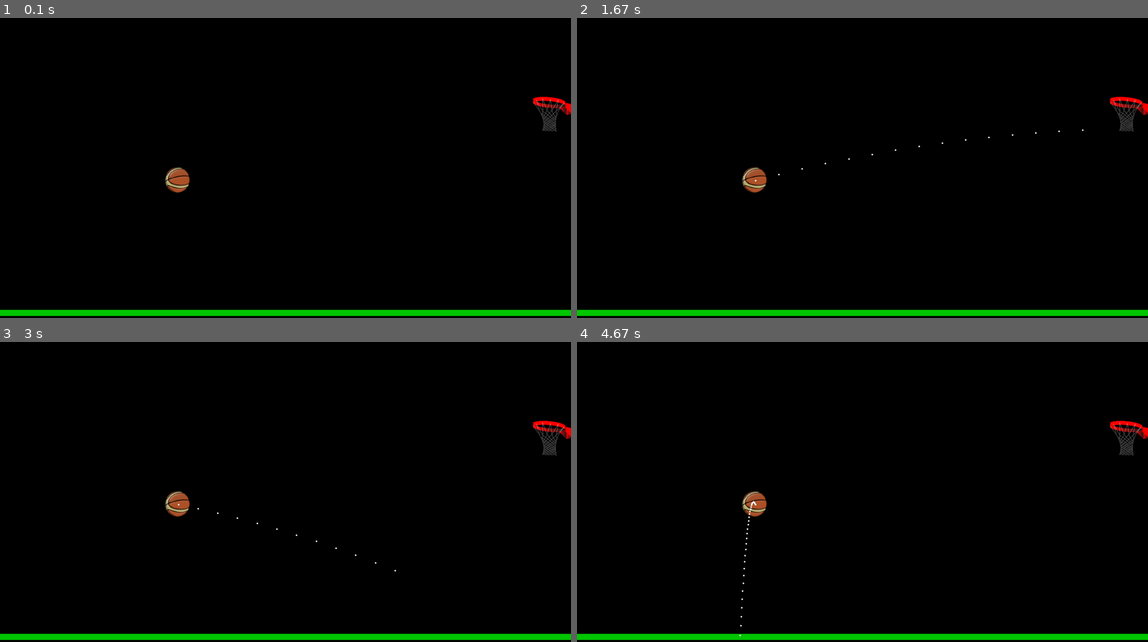
Above: before the commit, frames 1-4 (two rows, left to right).
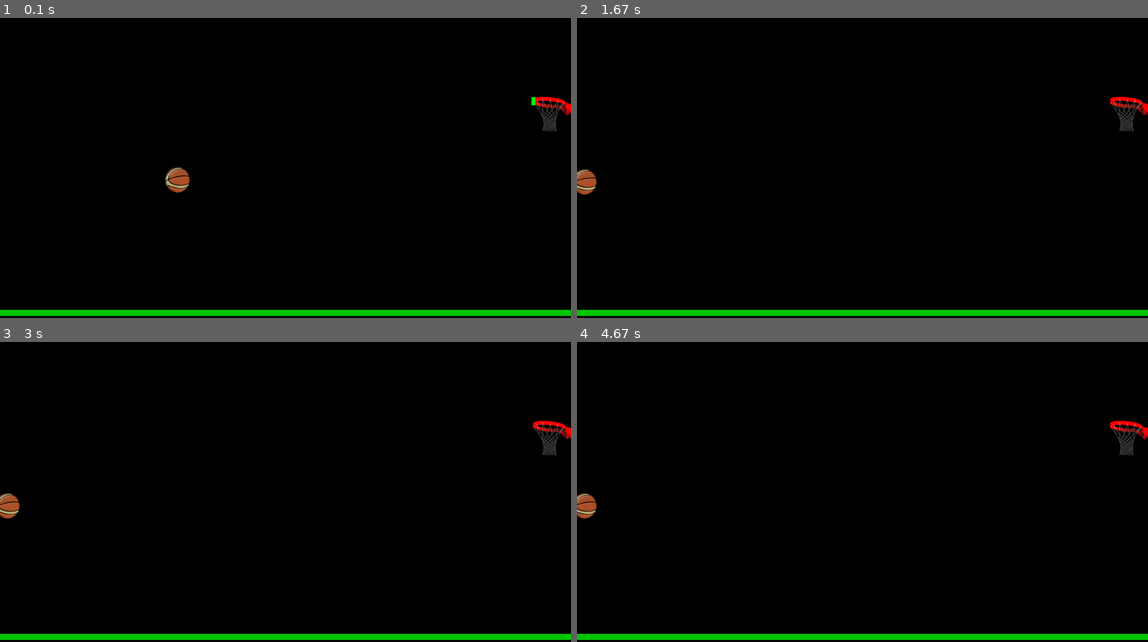
Above: after the commit, the same moments.

Repository: IGNITE-Pathways/Hoops
Game: pygame game, started from Pygame Hoops.py
The game is run twice, just before and just after one commit, with the same random seed, the same clock (stepped at 60 frames per second) and the same inputs.
Inputs (mouse positions are in pixels of both pictures, inside the frame that each line leads up to):
- Up to frame 1 (0.1 s): no input
- Up to frame 2 (1.67 s): press the mouse at (765, 231) at 0.37 s; move the mouse to (856, 204) at 0.47 s; release the mouse at (942, 180) at 0.6 s; press the mouse at (765, 231) at 0.7 s; move the mouse to (719, 216) at 0.8 s; release the mouse at (679, 201) at 0.93 s
- Up to frame 3 (3 s): click (234, 363) at 1.95 s; click (119, 414) at 2.28 s; press the mouse at (119, 414) at 2.6 s; move the mouse to (114, 453) at 2.7 s; release the mouse at (114, 492) at 2.83 s
- Up to frame 4 (4.67 s): click (662, 507) at 3.78 s; press the mouse at (662, 507) at 4.1 s; move the mouse to (759, 510) at 4.2 s; move the mouse to (851, 510) at 4.3 s; release the mouse at (851, 510) at 4.33 s; press the mouse at (662, 507) at 4.43 s; move the mouse to (765, 519) at 4.53 s; move the mouse to (868, 528) at 4.63 s

The runs differ from the first frame. In frame 1, less than 0.1% of the frame differs, in the area x 93-94%, y 26-30%; in frame 2, 0.6%; in frame 3, 0.6%; in frame 4, 0.6%, in the area x 0-34%, y 49-99%.

Commit message:
First attempt at bouncing

Diff:
--- a/Pygame Hoops.py
+++ b/Pygame Hoops.py
@@ -1,10 +1,7 @@
 from colors import *
-import pygame
-import math
-import numpy
-import time
+import pygame, math, numpy, time, random
 from pygame.locals import *
-import random
+
 pygame.init()
 screenWidth = 1400
 screenHeight = 800
@@ -23,84 +20,81 @@
 shoot=False
 
 g=9.8
-
-def calculate_trajectory(ball_pos,speed,angle):
+def get_path(ball_pos,vx,vy):
     path=[]
-    vx = speed * math.cos(angle)
-    vy = speed * math.sin(angle)
     vfx = 0
     vfy = 0
     height_gained=0
-    print("vx",vx,"vy",vy)
+    print("x",ball_pos[0],"y",ball_pos[1],"vx",vx,"vy",vy)
     t=0
     while True:
         x = vx * t
-        y =  vy * t + (g * t * t * 0.5) + ball_pos[1]
+        y = vy * t + (g * t * t * 0.5) + ball_pos[1]
         path.append((x+ball_pos[0],(y)))
-        print(x,y)
+        print(x + ball_pos[0],y)
         t+=0.3
         height_gained = y-ball_pos[1]
-        if x + ball_pos[0] > screenWidth:
+        if x + ball_pos[0] > screenWidth - ball_size/2:
             #Hitting Right Wall
             vfx = -vx*0.9
             vertex_x = ball_pos[0] - vx*(vy/g)
             vertex_y = screenHeight-(screenHeight - ball_pos[1])-((0.5*vy*vy)/g)
             if x + ball_pos[0] > vertex_x:
-                print("downward")
-                vfy = math.sqrt((vy*vy)+(2*g*height_gained))
+                print("Hitting Right Wall: downward")
+                vfy = math.sqrt((vy*vy)+(2*g*height_gained))*0.9
             else:
-                print("upward")
-                vfy = -math.sqrt((vy*vy)+(2*g*height_gained))
-            print("vertex-x",vertex_x,"vertex-y",vertex_y)
+                print("Hitting Right Wall: upward")
+                vfy = -math.sqrt((vy*vy)+(2*g*height_gained))*0.9
+            #print("vertex-x",vertex_x,"vertex-y",vertex_y)
             break
-        elif x + ball_pos[0] < 0:
+        elif x + ball_pos[0] < ball_size/2:
             #Hitting Left Wall
             vfx = -vx*0.9
             vertex_x = ball_pos[0] - vx*(vy/g)
             vertex_y = screenHeight-(screenHeight - ball_pos[1])-((0.5*vy*vy)/g)
             if x + ball_pos[0] < vertex_x:
-                vfy = math.sqrt((vy*vy)+(2*g*height_gained))
-                print("downward")
+                vfy = math.sqrt((vy*vy)+(2*g*height_gained))*0.9
+                print("Hitting Left Wall: downward")
             else:
-                vfy = -math.sqrt((vy*vy)+(2*g*height_gained))
-                print("upward")
-            print("vertex-x",vertex_x,"vertex-y",vertex_y)
+                vfy = -math.sqrt((vy*vy)+(2*g*height_gained))*0.9
+                print("Hitting Left Wall: upward")
+            #print("vertex-x",vertex_x,"vertex-y",vertex_y)
             break
-        elif y > screenHeight:
+        elif y > screenHeight - ball_size/2:
             #Hitting Floor
             vfx = vx*0.9
-            vfy = -math.sqrt((vy*vy)+(2*g*height_gained))
-            if x  > 0:
-                print("forward")
+            vfy = -math.sqrt((vy*vy)+(2*g*height_gained))*0.9
+            if x + ball_pos[0] > 0:
+                print("Hitting Floor: forward")
             else:
-                print("backward")
+                print("Hitting Floor: backward")
             break
-        elif y < 0:
+        elif y < ball_size/2:
             #Hitting Ceiling
             vfx = vx*0.9
-            vfy = math.sqrt((vy*vy)+(2*g*height_gained))
-            if x  > 0:
-                print("forward")
+            vfy = math.sqrt((vy*vy)+(2*g*height_gained))*0.9
+            if x + ball_pos[0] > 0:
+                print("Hitting Ceiling: forward")
             else:
-                print("backward")
+                print("Hitting Ceiling: backward")
             break
-    print("vfx",vfx,"vfy",vfy,"height_gained",-height_gained)
-    return path
+    #print("vfx",vfx,"vfy",vfy,"height_gained",-height_gained)
+    return path, (x + ball_pos[0], y), vfx, vfy
 
 def calc_trajectory(pos):
-    #calculate slope (y2-y1)/(x2-x1)
+    # calculate slope (y2-y1)/(x2-x1)
     if (bx+round(ball_size/2)-pos[0])!=0:
         slope=(by+round(ball_size/2)-pos[1])/(bx+round(ball_size/2)-pos[0])
     else:
-        slope=99999
+        slope=99999 #proxy for infinity
     angle=math.atan(slope)
-    #Using distance as a proxy for speed
+    # Using distance as a proxy for speed
     speed = math.sqrt((by+round(ball_size/2)-pos[1])*(by+round(ball_size/2)-pos[1]) + (bx+round(ball_size/2)-pos[0])*(bx+round(ball_size/2)-pos[0]))
     if pos[0] > bx+round(ball_size/2):
          speed = -speed
     print("speed",speed, "angle", angle, "slope", slope)
     ball_pos=(bx+round(ball_size/2),by+round(ball_size/2))
-    return calculate_trajectory(ball_pos,speed,angle)
+    return get_path(ball_pos,speed * math.cos(angle),speed * math.sin(angle))
 
 lastPos=(0,0)
 def reset_field():
@@ -108,7 +102,25 @@
     screen.blit(hoop, (hx, hy))
     pygame.Surface.set_colorkey (ball, [0,0,0])
     screen.blit(ball, (bx, by))
-    pygame.draw.rect(screen,(0,200,0),Rect(0,780,1500,15))
+    pygame.draw.rect(screen,(0,200,0),Rect(0,screenHeight - 20,screenWidth,15))
+    # pygame.draw.rect(screen,(white),Rect(hx+10,hy+10,80,20))
+    pygame.draw.rect(screen,(green),Rect(hx-2,hy+8,10,20))
+
+def bounce_ball(start_pos, vx, vy):
+     path, collision_point, vx, vy  = get_path(start_pos, vx, vy)
+     for a in path:
+        time.sleep(.03)
+        screen.fill(black)
+        screen.blit(hoop, (hx, hy))
+        pygame.Surface.set_colorkey (ball, [0,0,0])
+        screen.blit(ball, (a[0]-round(ball_size/2),a[1]-round(ball_size/2)))
+        pygame.draw.rect(screen,(0,200,0),Rect(0,screenHeight - 20,screenWidth,15))
+        pygame.display.update()
+        rim = pygame.Rect(hx,hy+10,95,20)
+        if a == collision_point:
+            bounce_ball(collision_point, vx, vy)
+        if rim.collidepoint((a[0],a[1])):
+            print("Goal!!")
 
 reset_field()
 while True:
@@ -118,10 +130,11 @@
             if event.type == pygame.MOUSEBUTTONDOWN:
                 print("mouse down")
                 if event.button==1:
+                    print("pos",event.pos[0],event.pos[1])
                     shoot=True
                     lastPos=(event.pos[0],event.pos[1])
                     endPos=(bx+round(ball_size/2),by+round(ball_size/2))
-                    path = calc_trajectory(lastPos)
+                    path, collision_point, vx, vy  = calc_trajectory(lastPos)
                     for a in path:
                         pygame.draw.circle(screen,(white),(a[0],a[1]),2)
                         pygame.display.update()
@@ -131,7 +144,7 @@
                 if shoot:
                     reset_field()
                     lastPos=(event.pos[0],event.pos[1])
-                    path = calc_trajectory(lastPos)
+                    path, collision_point, vx, vy = calc_trajectory(lastPos)
                     for a in path:
                         pygame.draw.circle(screen,(white),(a[0],a[1]),2)
                         pygame.display.update()
@@ -140,7 +153,7 @@
                 if event.button==1:
                     print("shoot done",event.pos[0],event.pos[1] )
                     screen.blit(ball, (bx, by))
-                    path = calc_trajectory(lastPos)
+                    path, collision_point, vx, vy  = calc_trajectory(lastPos)
                     for a in path:
                         time.sleep(.03)
                         screen.fill(black)
@@ -149,6 +162,12 @@
                         screen.blit(ball, (a[0]-round(ball_size/2),a[1]-round(ball_size/2)))
                         pygame.draw.rect(screen,(0,200,0),Rect(0,780,1500,15))
                         pygame.display.update()
+                        rim = pygame.Rect(hx,hy+10,95,20)
+                        if a == collision_point:
+                            print("Bounce baby")
+                            bounce_ball(collision_point, vx, vy)
+                        if rim.collidepoint((a[0],a[1])):
+                            print("Goal!!")
                     shoot=False
                     reset_field()
     pygame.display.flip()
